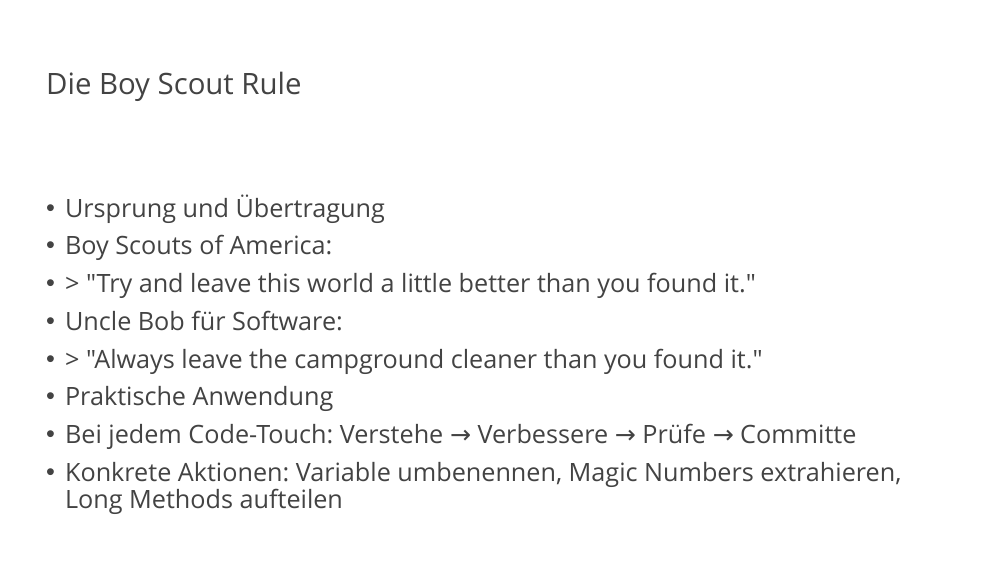
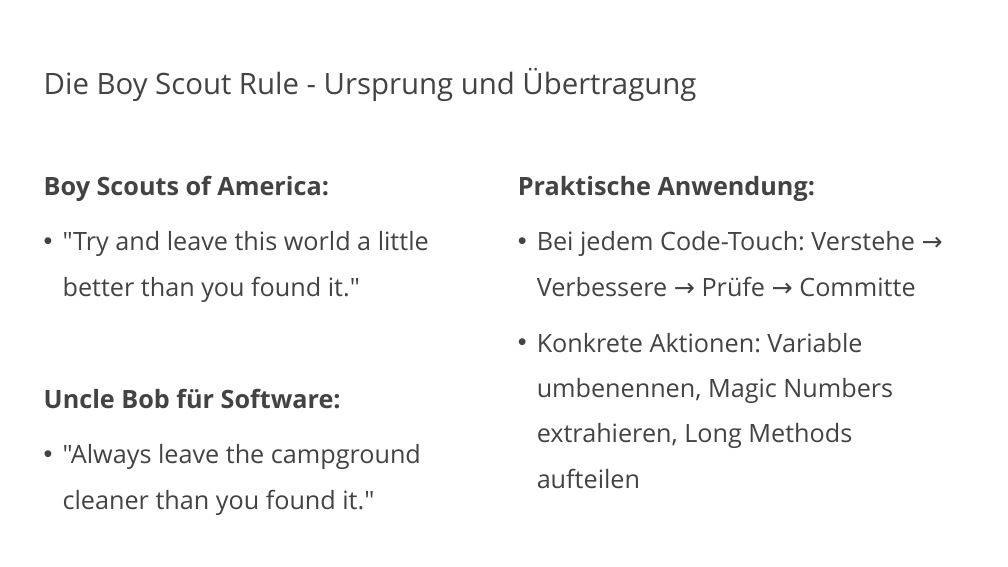
Before and after one commit to vanillacore-net/september-2025-telekom-training, a slide deck: slide 31 of presentations/powerpoint/intro-presentation.pptx (slide 25 before the commit). Drawn at 1008x567 pixels with LibreOffice and Linux fonts; fonts in the diff are those of the drawing; background and template pictures are left out. Boxes give left, top, right and bottom in pixels: in the first picture for what was removed or moved away, otherwise in the second. Text is boxed around its words. In the diff, an @@ line names an element or a change of style, - is before the commit and + after.

```diff
--- a/presentations/powerpoint/intro-presentation.pptx
+++ b/presentations/powerpoint/intro-presentation.pptx
@@ title at (x1=44, y1=68, x2=696, y2=101): text changed @@
-Die Boy Scout Rule
+Die Boy Scout Rule - Ursprung und Übertragung
@@ text at (x1=44, y1=175, x2=341, y2=409): bold on in "Boy Scouts of America:", "Uncle Bob für Software:"; bullet • to none; line spacing 0.9 to 1.5 @@
@@ text added at (x1=518, y1=176, x2=915, y2=489), 24 pt, text #434343 @@
+Praktische Anwendung:
+• Bei jedem Code-Touch: Verstehe → Verbessere → Prüfe → Committe
+• Konkrete Aktionen: Variable umbenennen, Magic Numbers extrahieren, Long Methods aufteilen
@@ text at (x1=65, y1=194, x2=385, y2=223): paragraph removed @@
-• Ursprung und Übertragung
@@ text at (x1=63, y1=231, x2=429, y2=302): text changed @@
-• > "Try and leave this world a little better than you found it."
+• "Try and leave this world a little better than you found it."
@@ text at (x1=63, y1=444, x2=421, y2=515): text changed @@
-• > "Always leave the campground cleaner than you found it."
-• Praktische Anwendung
-• Bei jedem Code-Touch: Verstehe → Verbessere → Prüfe → Committe
-• Konkrete Aktionen: Variable umbenennen, Magic Numbers extrahieren, Long Methods aufteilen
+• "Always leave the campground cleaner than you found it."
```
Also in this commit, not shown: 27 other slides changed, 6 slides added, 1 slide removed, 11 other files.
